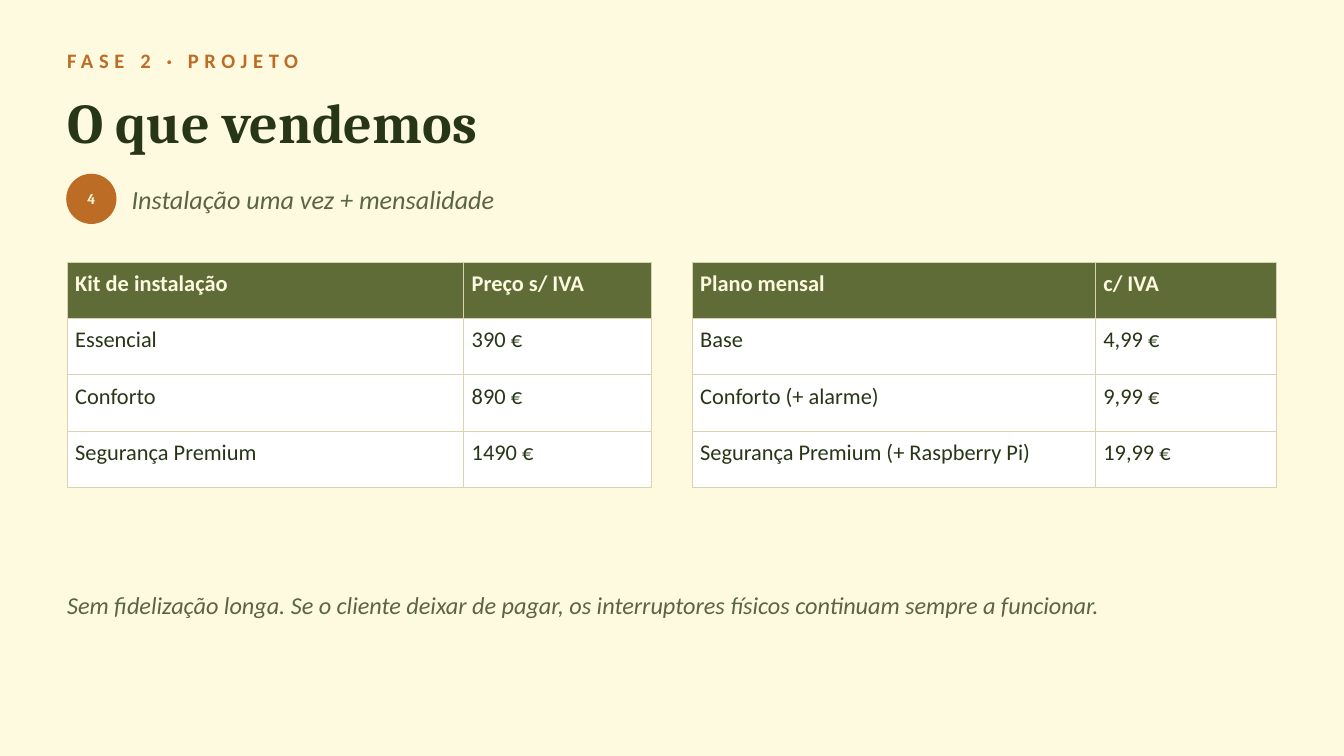
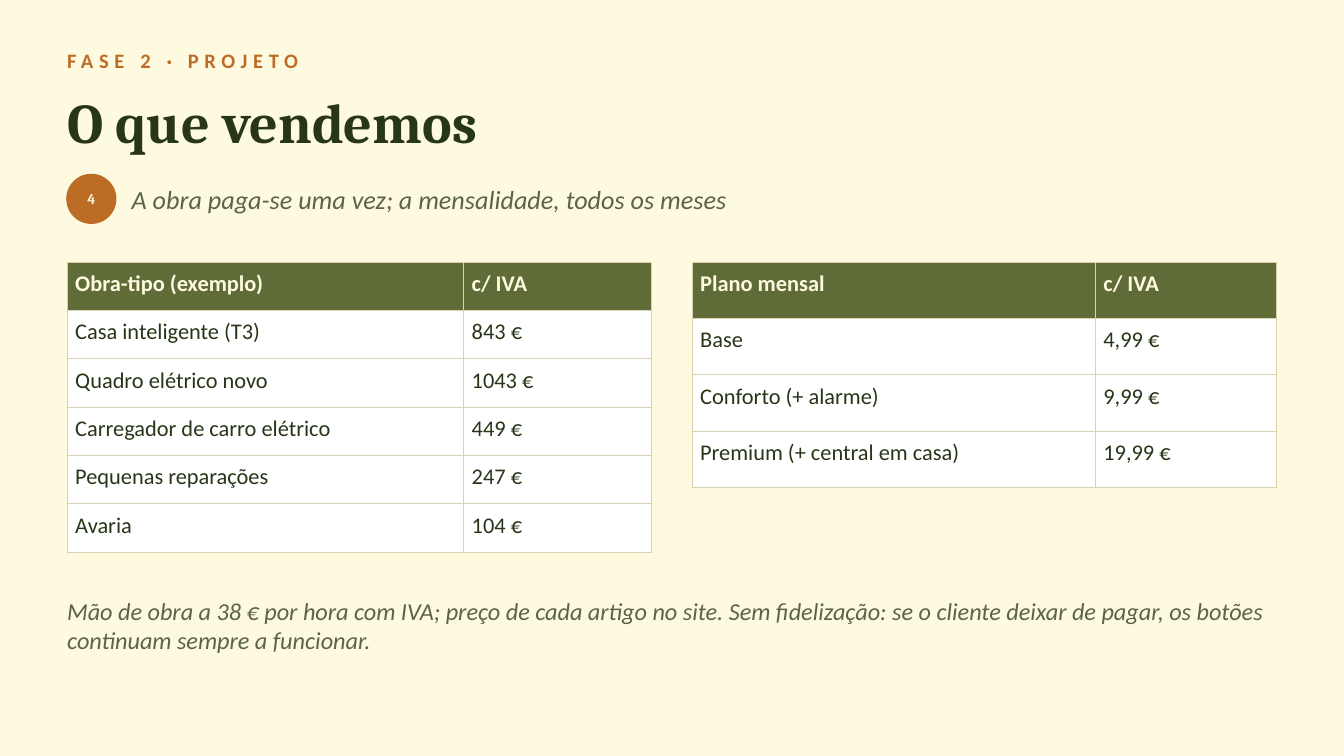
Before and after one commit to ruibraganca2014-coder/marketing-saas, a slide deck: slide 5 of domus-energia/negocio/Domus_Energia_Ideia_de_Negocio.pptx. Drawn at 1344x756 pixels with LibreOffice and Linux fonts; fonts in the diff are those of the drawing. Boxes give left, top, right and bottom in pixels: in the first picture for what was removed or moved away, otherwise in the second. Text is boxed around its words. In the diff, an @@ line names an element or a change of style, - is before the commit and + after.

```diff
--- a/domus-energia/negocio/Domus_Energia_Ideia_de_Negocio.pptx
+++ b/domus-energia/negocio/Domus_Energia_Ideia_de_Negocio.pptx
@@ text at (132, 191, 726, 214): text changed @@
-Instalação uma vez + mensalidade
+A obra paga-se uma vez; a mensalidade, todos os meses
@@ table at (67, 262, 652, 537) @@
-row 1: Kit de instalação | Preço s/ IVA
-row 2: Essencial | 390 €
-row 3: Conforto | 890 €
-row 4: Segurança Premium | 1490 €
+row 1: Obra-tipo (exemplo) | c/ IVA
+row 2: Casa inteligente (T3) | 843 €
+row 3: Quadro elétrico novo | 1043 €
+row 4: Carregador de carro elétrico | 449 €
+row 5: Pequenas reparações | 247 €
+row 6: Avaria | 104 €
@@ table at (692, 262, 1277, 467) @@
-row 4, column 1: Segurança Premium (+ Raspberry Pi)
+row 4, column 1: Premium (+ central em casa)
@@ text at (67, 603, 1263, 653): text changed @@
-Sem fidelização longa. Se o cliente deixar de pagar, os interruptores físicos continuam sempre a funcionar.
+Mão de obra a 38 € por hora com IVA; preço de cada artigo no site. Sem fidelização: se o cliente deixar de pagar, os botões continuam sempre a funcionar.
```
Also in this commit, not shown: 11 other slides changed, 1 slide added, 4 other files.
